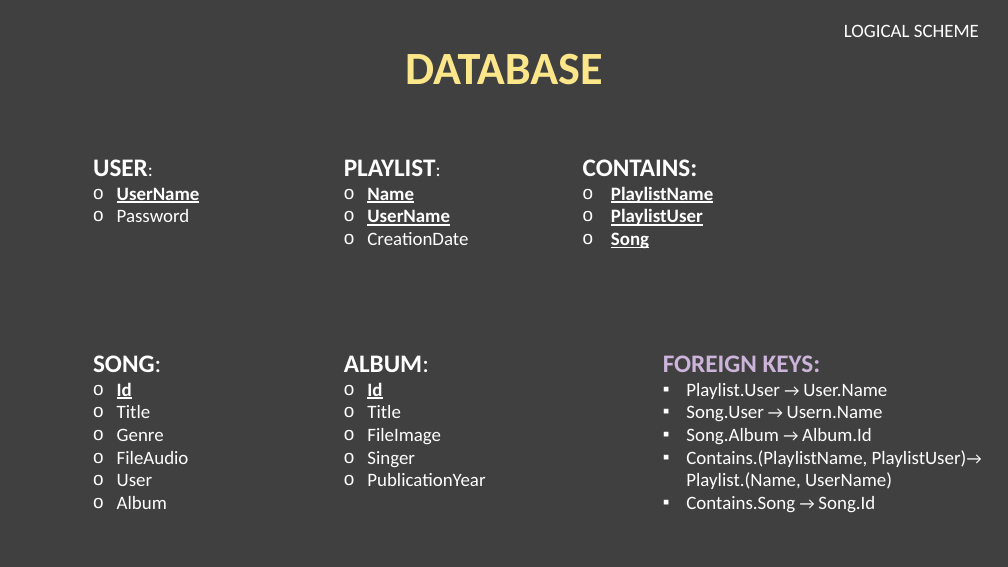
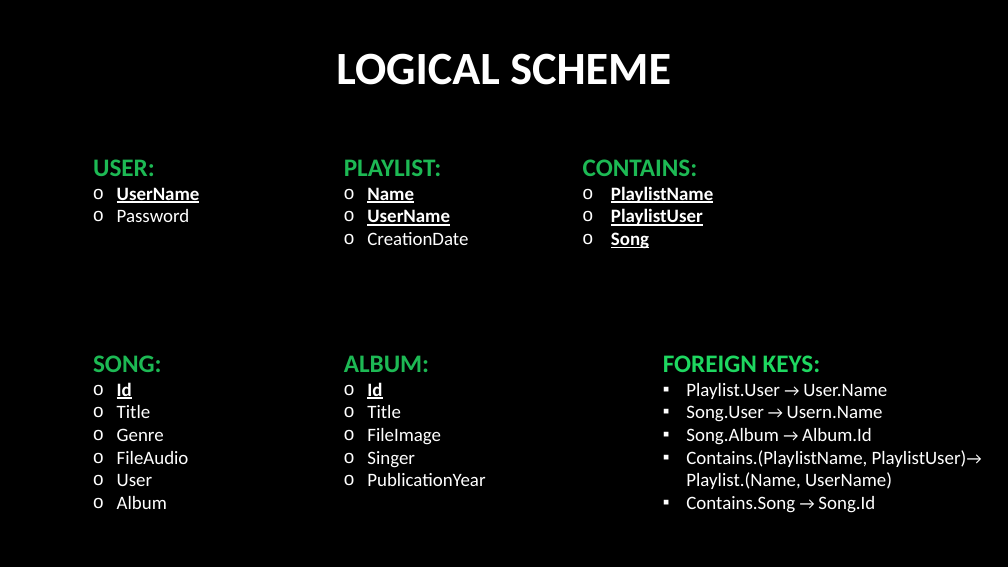
Before and after one commit to campanamattia/tiw.project-html, a slide deck: slide 4 of delivers/THE PLAYLIST.pptx (slide 3 before the commit). Drawn at 1008x567 pixels with LibreOffice and Linux fonts; fonts in the diff are those of the drawing. Boxes give left, top, right and bottom in pixels: in the first picture for what was removed or moved away, otherwise in the second. Text is boxed around its words. In the diff, an @@ line names an element or a change of style, - is before the commit and + after.

```diff
--- a/delivers/THE PLAYLIST.pptx
+++ b/delivers/THE PLAYLIST.pptx
@@ background #404040 to #000000 @@
@@ text removed at (844,24,979,37) @@
-LOGICAL SCHEME
@@ title at (336,53,671,85): text changed; text colour #FCE68A to #FFFFFF @@
-DATABASE
+LOGICAL SCHEME
@@ text at (93,159,155,176): size 18 to 24 pt, text colour #FFFFFF to #1DB954, bold on in "USER:" @@
@@ text at (344,159,442,176): size 18 to 24 pt, text colour #FFFFFF to #1DB954, bold on in "PLAYLIST:" @@
@@ text at (583,159,698,176): text colour #FFFFFF to #1DB954 in "CONTAINS:" @@
@@ text at (93,355,162,372): text colour #FFFFFF to #1DB954, bold on in "SONG:" @@
@@ text at (344,355,429,372): text colour #FFFFFF to #1DB954, bold on in "ALBUM:" @@
@@ text at (663,355,821,372): text colour #CCB4DB to #1ED760 in "FOREIGN KEYS:" @@
```
Also in this commit, not shown: 2 other slides changed, 10 slides added, 1 slide removed, 1 other file.
